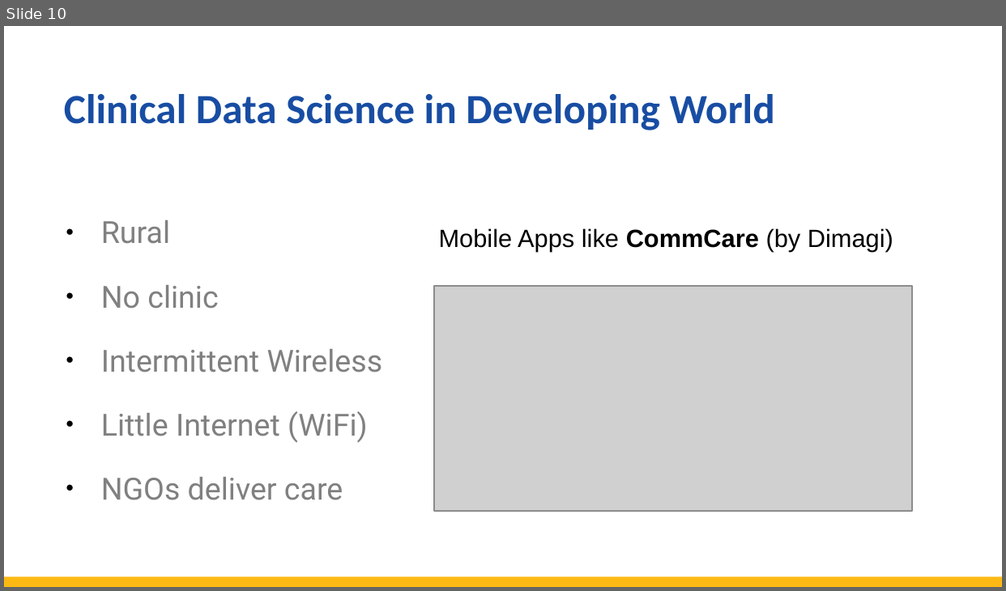
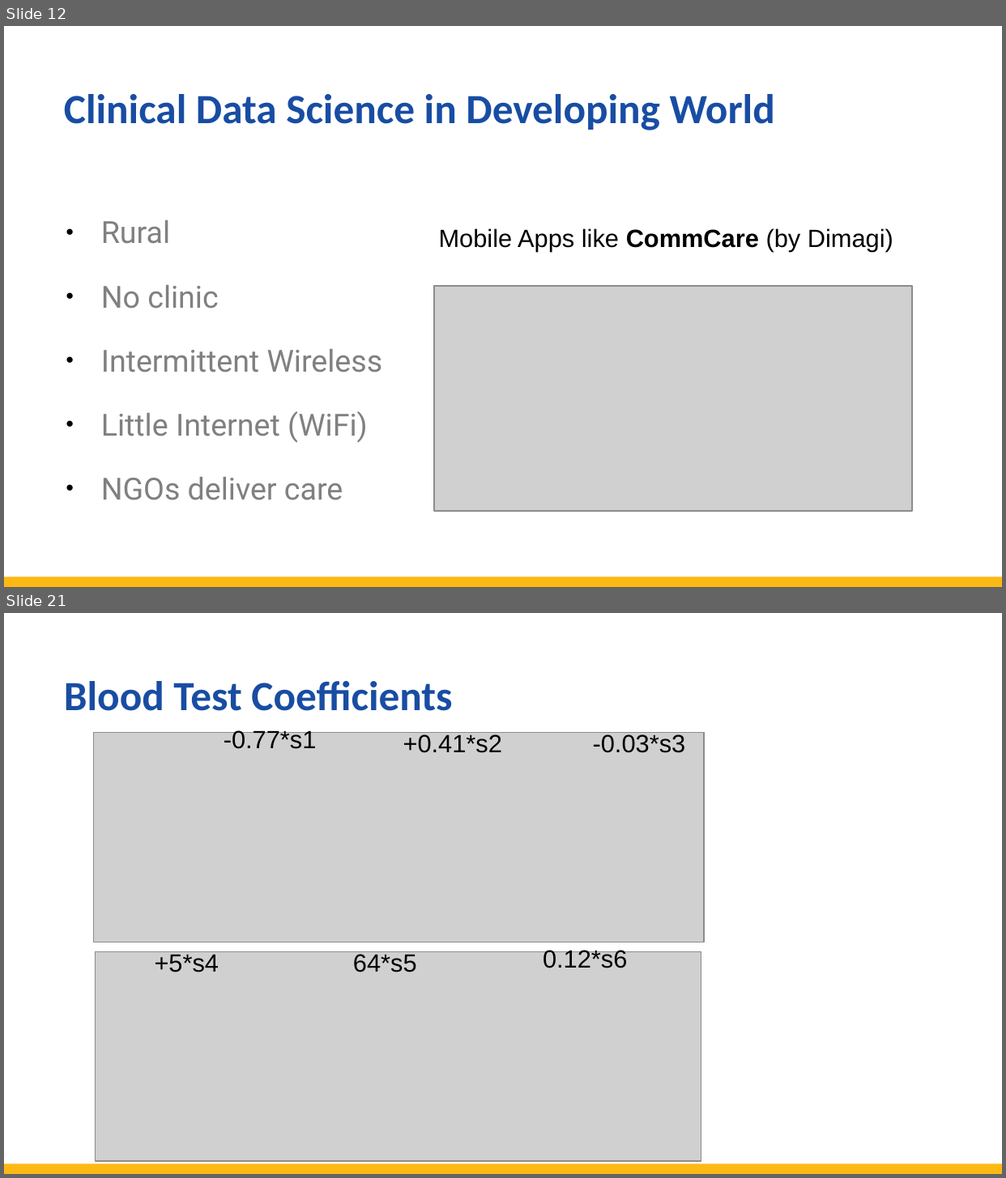
Before and after one commit to totalgood/dsdh, a slide deck: modules/L04/DHDS-L4-clinical.odp. Shown one above the other, each under a label of ours: slide 10 before the commit, slides 12 and 21 after it; the slides between them are not shown. The pictures are 1006x591 and 1006x1178 pixels, drawn with LibreOffice and Linux fonts; fonts in the diff are those of the drawing; grey boxes stand for pictures. Boxes give left, top, right and bottom in pixels: in the first picture for what was removed or moved away, otherwise in the second. Text is boxed around its words. In the diff, an @@ line names an element or a change of style, - is before the commit and + after.

```diff
--- a/modules/L04/DHDS-L4-clinical.odp
+++ b/modules/L04/DHDS-L4-clinical.odp
@@ slide 21 added at (x1=4, y1=613, x2=1002, y2=1174), background #FFFFFF; not listed: 1 template element that a slide beside it also shows @@
@@ title added at (x1=64, y1=681, x2=452, y2=711), 30 pt, text #184DA3, bold @@
+Blood Test Coefficients
@@ picture added at (x1=94, y1=733, x2=704, y2=943) @@
@@ text added at (x1=224, y1=729, x2=317, y2=749), 18 pt, text #000000 @@
+-0.77*s1
@@ text added at (x1=403, y1=732, x2=502, y2=753), 18 pt, text #000000 @@
++0.41*s2
@@ text added at (x1=593, y1=732, x2=686, y2=753), 18 pt, text #000000 @@
+-0.03*s3
@@ picture added at (x1=96, y1=952, x2=701, y2=1162) @@
@@ text added at (x1=155, y1=952, x2=219, y2=973), 18 pt, text #000000 @@
++5*s4
@@ text added at (x1=353, y1=952, x2=417, y2=973), 18 pt, text #000000 @@
+64*s5
@@ text added at (x1=543, y1=948, x2=627, y2=969), 18 pt, text #000000 @@
+0.12*s6
@@ what was slide 10 is now slide 12 @@
```
Also in this commit, not shown: 5 slides changed, 12 other slides added, 2 slides removed, 24 other files.
